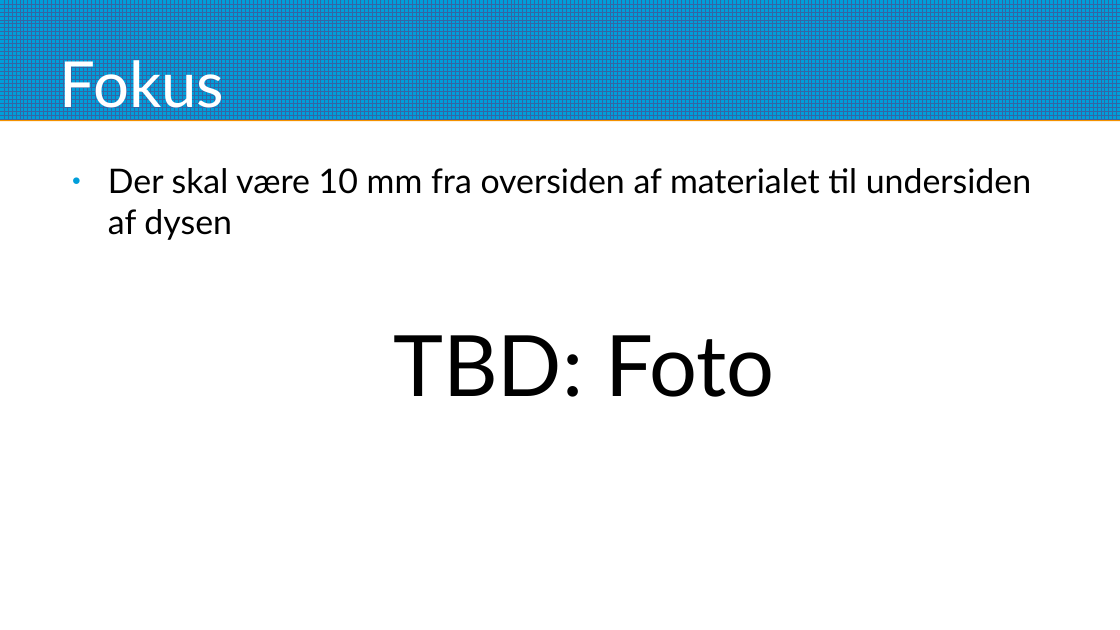
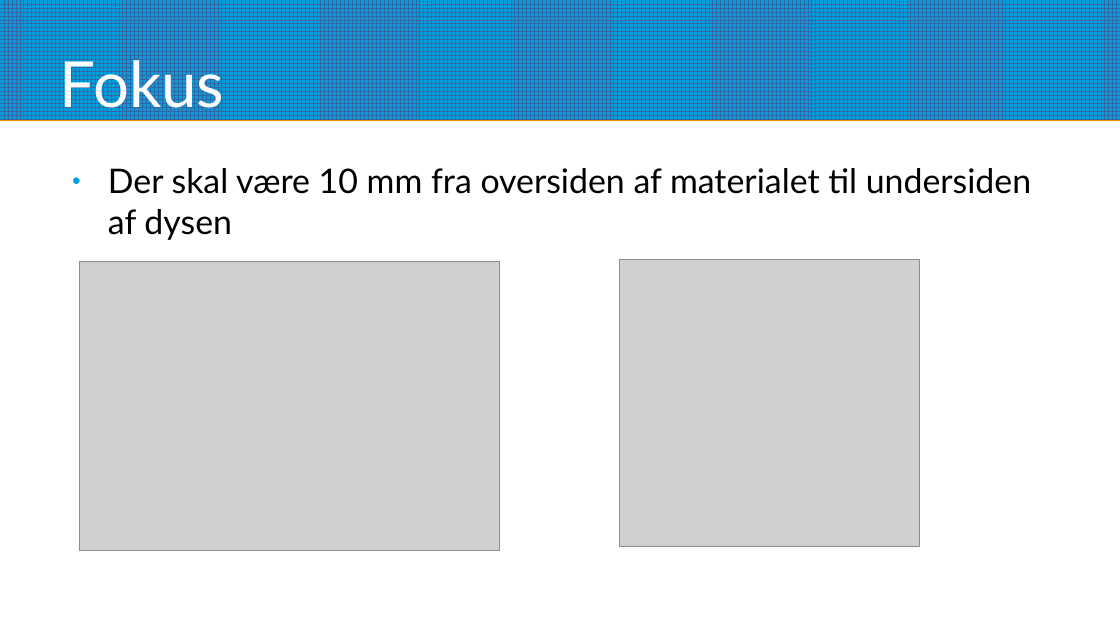
Before and after one commit to Hal9k-dk/lasersaur, a slide deck: slide 6 of intro/lasersaurintro.odp. Drawn at 1120x630 pixels with LibreOffice and Linux fonts; fonts in the diff are those of the drawing; grey boxes stand for pictures. Boxes give left, top, right and bottom in pixels: in the first picture for what was removed or moved away, otherwise in the second. Text is boxed around its words. In the diff, an @@ line names an element or a change of style, - is before the commit and + after.

```diff
--- a/intro/lasersaurintro.odp
+++ b/intro/lasersaurintro.odp
@@ picture added at (80, 262, 500, 551) @@
@@ picture added at (620, 260, 920, 547) @@
@@ text at (393, 335, 775, 397): paragraph removed @@
-TBD: Foto
```
Also in this commit, not shown: 2 other files.
